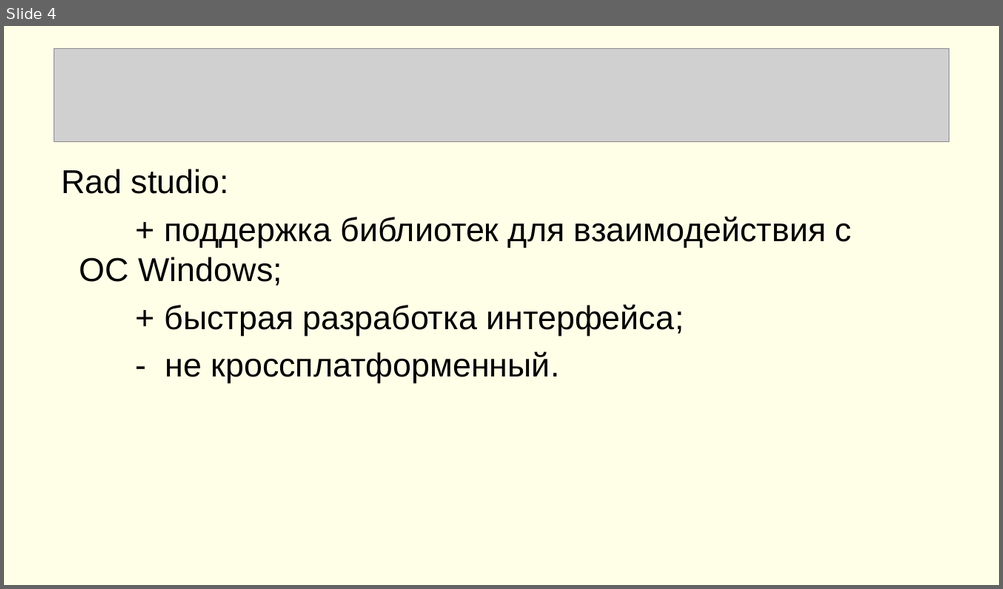
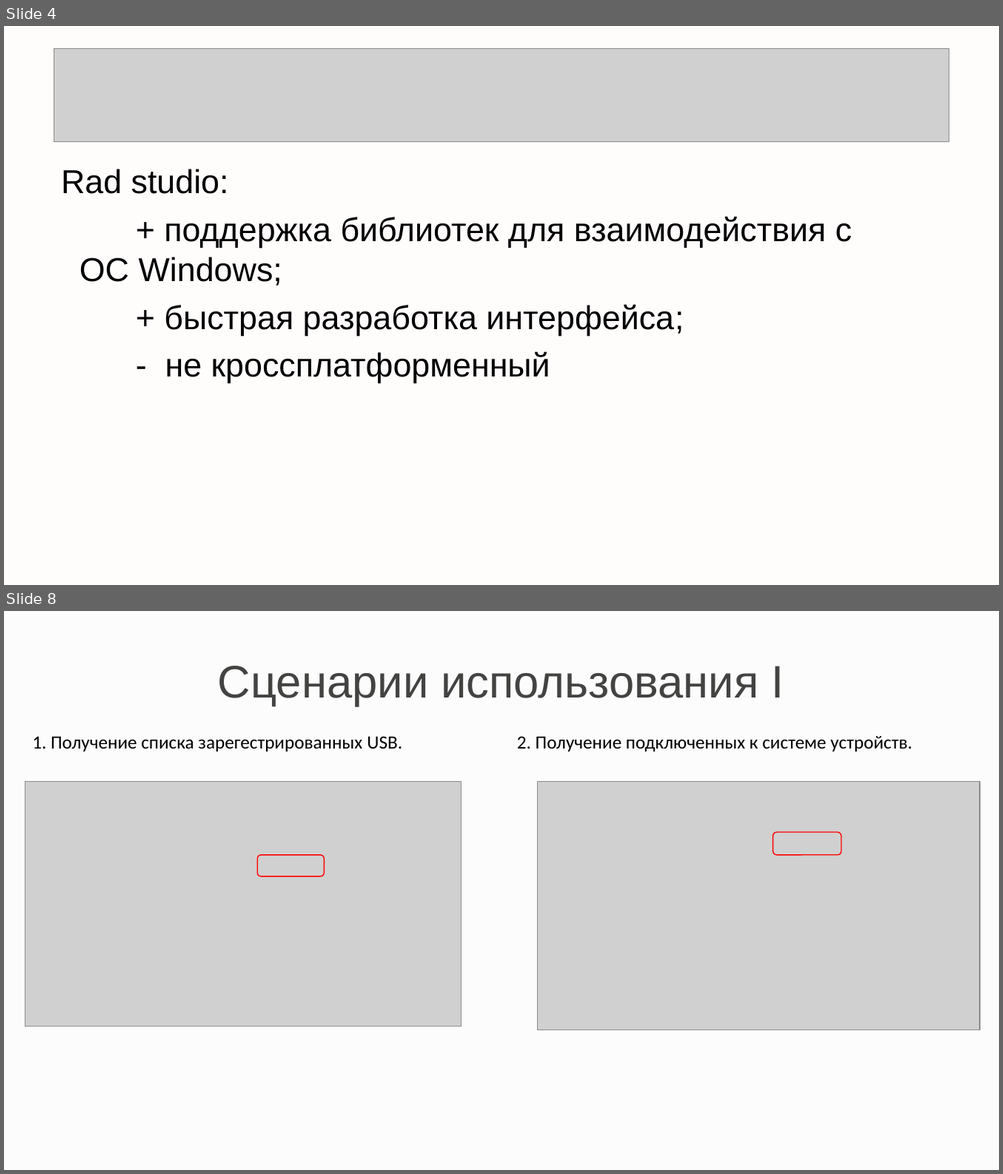
Before and after one commit to alekseisirmais/CPP_PARK, a slide deck: К защите.ppt. Shown one above the other, each under a label of ours: slide 4 before the commit, slides 4 and 8 after it; the slides between them are not shown. The pictures are 1003x589 and 1003x1174 pixels, drawn with LibreOffice and Linux fonts; fonts in the diff are those of the drawing; grey boxes stand for pictures. Boxes give left, top, right and bottom in pixels: in the first picture for what was removed or moved away, otherwise in the second. Text is boxed around its words. In the diff, an @@ line names an element or a change of style, - is before the commit and + after.

```diff
--- a/К защите.ppt
+++ b/К защите.ppt
@@ slide 8 added at (4,611,999,1170), background #D9D9D9 at 7% opacity @@
@@ title added at (218,666,784,706), 44 pt, text #434342 @@
+Сценарии использования I
@@ text added at (32,736,402,752), 18 pt, text #000000 @@
+1. Получение списка зарегестрированных USB.
@@ text added at (517,736,912,752), 18 pt, text #000000 @@
+2. Получение подключенных к системе устройств.
@@ picture added at (25,781,461,1025) @@
@@ picture added at (537,781,979,1030) @@
@@ rounded rectangle added at (773,832,841,855), outline #FF0000 0.99 pt @@
@@ rounded rectangle added at (258,854,324,877), outline #FF0000 0.99 pt @@
@@ slide 4 changed as well @@
@@ background #FFFF00 at 9% opacity to #FFFFFF @@
@@ text at (165,352,550,383): text changed @@
-- не кроссплатформенный.
+- не кроссплатформенный
```
Also in this commit, not shown: 4 other slides changed, 5 other slides added, 6 slides removed.
